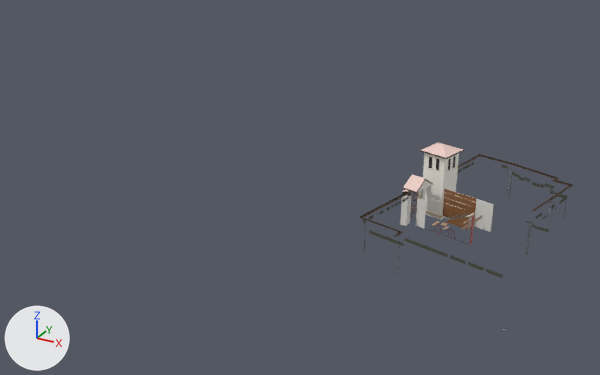
The glTF model models/main/lod/sw_t_-1_0.glb as it was, and as the next commit left it.
One viewpoint serves both versions: a 50 mm lens placed at (54.0, -189.0, 240.0), pointed at (-78.0, 51.0, 120.0). Arrows for +X, +Y and +Z are at lower left; the lights stay in place. The first picture is the older version. Where no turn or scale is listed for an object, it has been applied to the vertices.

The older version as bpy lines, for what is in view:
```python
me_ccom_entrance_gable_roof_tiles_n__mt = bpy.data.meshes.new('CCOM entrance gable roof tiles N (mt)')
me_ccom_entrance_gable_roof_tiles_n__mt.from_pydata(...)  # 35 vertices, 46 faces; spans x -5.7..5.7, y -9.4..9.4, z -5.4..5.4
me_ccom_entrance_gable_roof_tiles_n__mt.materials.append(mat_roof_tile_or_membrane)  # pale pink #eaccc5
me_eave_drip___moss_streaks_on_stucco__3g = bpy.data.meshes.new('Eave drip / moss streaks on stucco (3g)')
me_eave_drip___moss_streaks_on_stucco__3g.from_pydata(...)  # 185 vertices, 92 faces; spans x -21.0..21.0, y -32.6..32.6, z -2.5..2.5
me_eave_drip___moss_streaks_on_stucco__3g.materials.append(mat_eave_drip_streaks)  # dark grey #4b4d42
me_oe_wall_panels = bpy.data.meshes.new('OE wall panels')
me_oe_wall_panels.from_pydata(...)  # 864 vertices, 1584 faces; spans x -5.24..5.24, y -1.29..1.29, z -4.15..4.15
me_oe_wall_panels.materials.append(mat_sw_wood_lobby_veneer_unverified)  # brown #8a5a34
ob_sw_adopt_ccom_entrance_gable_roof_tiles_n__mt = bpy.data.objects.new('SW_adopt_CCOM entrance gable roof tiles N (mt)', me_ccom_entrance_gable_roof_tiles_n__mt)
ob_sw_adopt_ccom_entrance_gable_roof_tiles_n__mt.location = (-16.2, 16.6, 152.4)
ob_sw_adopt_eave_drip___moss_streaks_on_stucco__3g = bpy.data.objects.new('SW_adopt_Eave drip / moss streaks on stucco (3g)', me_eave_drip___moss_streaks_on_stucco__3g)
ob_sw_adopt_eave_drip___moss_streaks_on_stucco__3g.location = (-3.1, 7.5, 145.0)
ob_sw_adopt_oe_atrium_n_wall_wood_veneer_panels__unverified = bpy.data.objects.new('SW_adopt_OE atrium N wall wood veneer panels (UNVERIFIED)', me_oe_wall_panels)
ob_sw_adopt_oe_atrium_n_wall_wood_veneer_panels__unverified.location = (-8.4, 16.3, 141.9)
# also in view: 'SW_adopt_NG atrium N wall (tower face)' at (-10.0, 12.0, 142.0); 'SW_adopt_CCOM entrance gable medallion boss (mt)' at (-16.0, 16.0, 146.0); 'SW_adopt_CCOM entrance gable rake fascia N (mt)' at (-3.0, 12.0, 151.0)
```
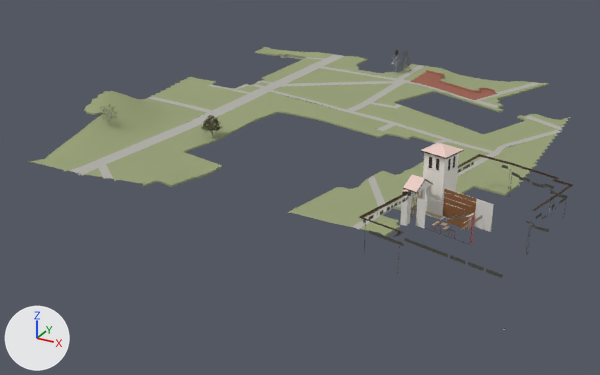
Diff of the bpy script that builds the scene:
```diff
--- a/models/main/lod/sw_t_-1_0.glb.py
+++ b/models/main/lod/sw_t_-1_0.glb.py
@@ mat_leaf_sugarmaple_v2 @@
+mat_leaf_sugarmaple_v2 = bpy.data.materials.new('Leaf_SugarMaple_v2')
+# colours: pink #b899ac
+# uses the picture img_leafset024_1k_jpg_color_jpg_leafset024_1k_jpg_opacity_jpg
@@ mat_leaf_sweetgum @@
+mat_leaf_sweetgum = bpy.data.materials.new('Leaf_Sweetgum')
+# colours: pink #c097be
+# uses the picture img_leafset024_1k_jpg_color_jpg_leafset024_1k_jpg_opacity_jpg
@@ ob_sw_ground_core_concrete__1_0 @@
+ob_sw_ground_core_concrete__1_0 = bpy.data.objects.new('SW_ground_core_concrete_-1_0', me_sw_ground_core_concrete__1_0)  # 767 vertices, 1135 faces; spans x -81.0..81.0, y -81.0..81.0, z -7.0..7.0; in mat_sw_concrete_base (grey #b1afaa), mat_sw_lawn_bank_edge (green #98a177)
+ob_sw_ground_core_concrete__1_0.location = (-80.3, 80.0, 138.3)
@@ ob_sw_ground_core_brick__1_0_unverified @@
+ob_sw_ground_core_brick__1_0_unverified = bpy.data.objects.new('SW_ground_core_brick_-1_0_UNVERIFIED', me_sw_ground_core_brick__1_0_unverified)  # 27 vertices, 31 faces; spans x -19.0..19.0, y -14.5..14.5, z -0.4..0.4; in mat_sw_brick_base (brown #995d4b)
+ob_sw_ground_core_brick__1_0_unverified.location = (-51.3, 137.2, 138.4)
@@ ob_sw_core_trees_tree_033_unverifiedspecies @@
+ob_sw_core_trees_tree_033_unverifiedspecies = bpy.data.objects.new('SW_Core_trees_Tree_033_UNVERIFIEDspecies', me_tree_sugarmaple_lod1_v2oct)  # 1821 vertices, 1361 faces; spans x -3.91..3.69, y -3.55..3.58, z -3.8..3.8; in mat_bark_maple (grey #b3afad)
+ob_sw_core_trees_tree_033_unverifiedspecies.location = (-146.9, 31.6, 141.5)
@@ ob_sw_core_trees_tree_030_unverifiedspecies @@
+ob_sw_core_trees_tree_030_unverifiedspecies = bpy.data.objects.new('SW_Core_trees_Tree_030_UNVERIFIEDspecies', me_tree_sweetgum_lod1)  # 1904 vertices, 1040 faces; spans x -3.8..4.09, y -4.19..3.75, z -4.36..4.36; in mat_bark_sweetgum (grey #a29b95)
+ob_sw_core_trees_tree_030_unverifiedspecies.location = (-112.4, 47.4, 138.4)
@@ ob_sw_core_grounds_cg_wall_student_center_quad_plaza_unverified @@
+ob_sw_core_grounds_cg_wall_student_center_quad_plaza_unverified = bpy.data.objects.new('SW_Core_grounds_cg_wall_student_center_quad_plaza_UNVERIFIED', me_sw_core_grounds_cg_wall_student_center_quad_plaza_unverified)  # 66 vertices, 106 faces; spans x -17.6..17.6, y -9.1..9.1, z -0.9..0.9; in mat_sw_brick_wall_a86a5a (brown #a86a5a)
+ob_sw_core_grounds_cg_wall_student_center_quad_plaza_unverified.location = (-51.8, 142.7, 138.6)
```

Location of each change, [x1, y1, x2, y2] in pixels of the pictures (600 x 375 px):
'SW_ground_core_concrete_-1_0', added: after [27, 46, 571, 236]
    faces in mat_sw_lawn_bank_edge (green #98a177): [27, 46, 571, 236]
    faces in mat_sw_concrete_base (grey #b1afaa): [69, 54, 565, 229]
'SW_ground_core_brick_-1_0_UNVERIFIED', added (brown): after [410, 72, 498, 100]
'SW_Core_trees_Tree_030_UNVERIFIEDspecies', added: after [201, 115, 223, 138]
    faces in mat_leaf_sweetgum: [201, 115, 223, 132]
'SW_Core_grounds_cg_wall_student_center_quad_plaza_UNVERIFIED', added: after [426, 70, 495, 93]
'SW_Core_trees_Tree_033_UNVERIFIEDspecies', added: after [99, 104, 118, 125]
